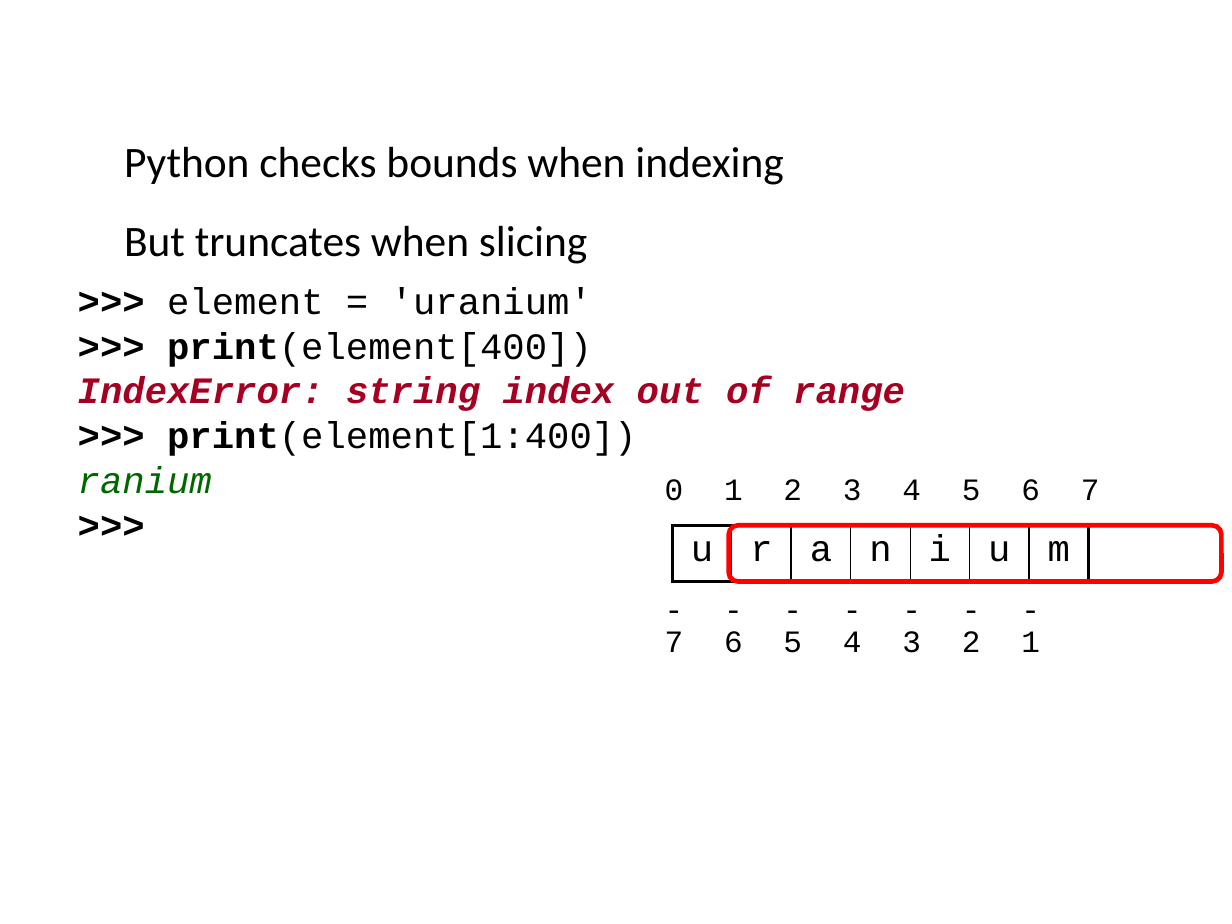
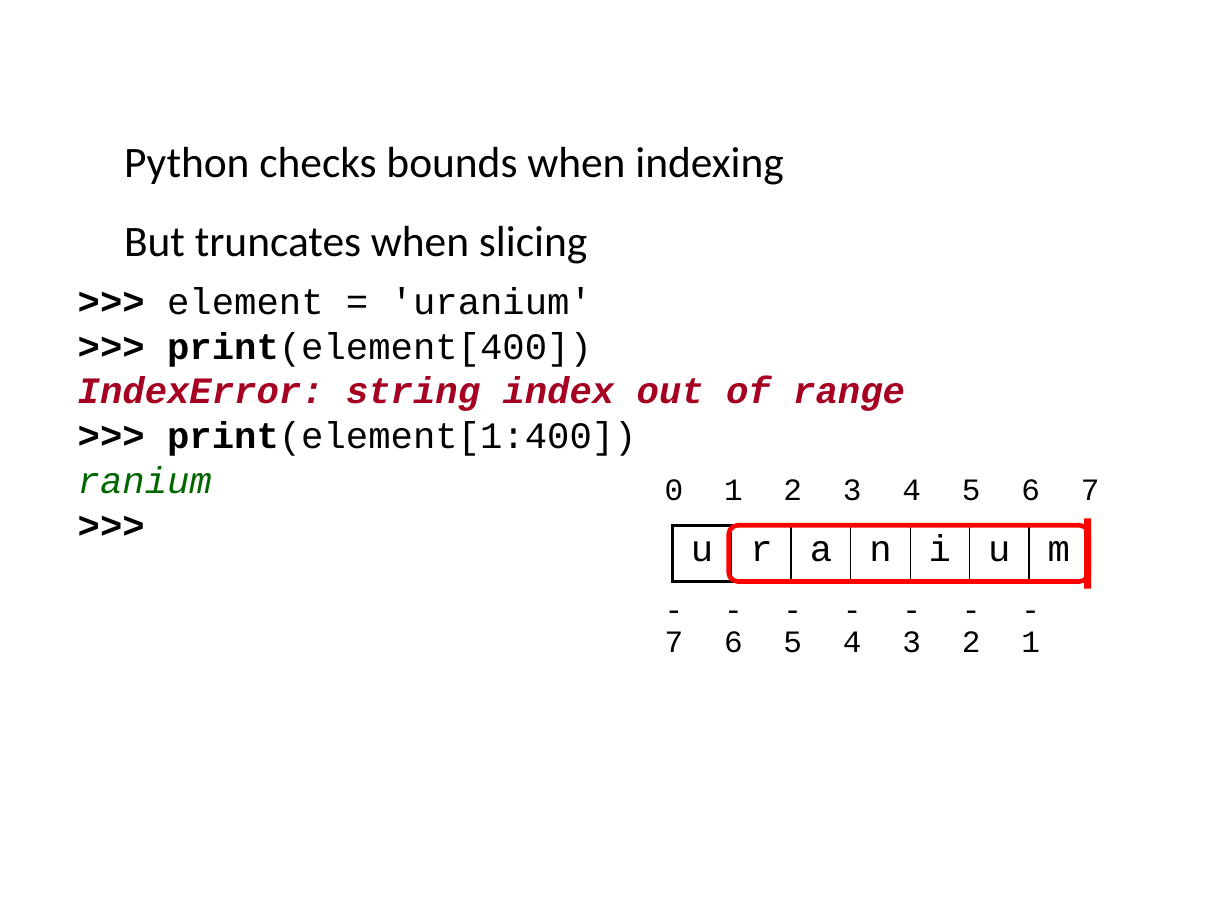
Before and after one commit to ncasuk/ncas-isc, a slide deck: slide 14 of python/presentations/learning_python/08_slice.pptx. Drawn at 1232x924 pixels with LibreOffice and Linux fonts; fonts in the diff are those of the drawing; background and template pictures are left out. Boxes give left, top, right and bottom in pixels: in the first picture for what was removed or moved away, otherwise in the second. Text is boxed around its words. In the diff, an @@ line names an element or a change of style, - is before the commit and + after.

```diff
--- a/python/presentations/learning_python/08_slice.pptx
+++ b/python/presentations/learning_python/08_slice.pptx
@@ rounded rectangle resized from (x1=729, y1=525, x2=1222, y2=581) to (x1=729, y1=525, x2=1089, y2=581) @@
@@ line added from (1088, 519) to (1088, 589), #FF0000 4.5 pt @@
```
Also in this commit, not shown: 5 other slides changed, 3 other files.
